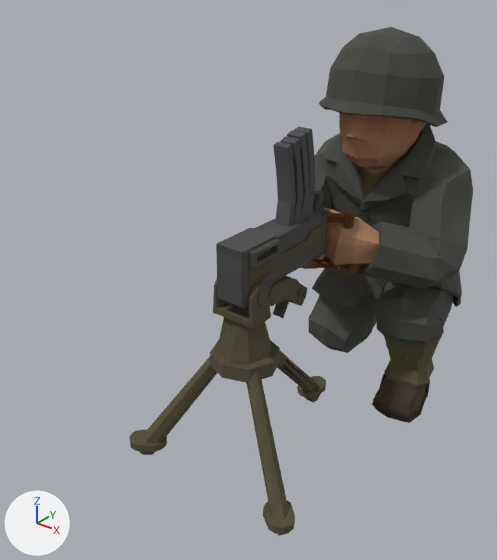
An edit to the glTF model web/public/pezzi/sicily_italian_garrison_0.glb, drawn before and after from the same camera.
Both versions are drawn from a 50 mm camera at (0.274, -0.472, 0.382) aimed at (-0.028, -0.095, 0.148). Every picture has the same lights, and +X, +Y and +Z are marked at lower left. The first picture is the older version. Vertices at exactly the same position are counted once.

Objects in the first picture: 'geometry_0'.
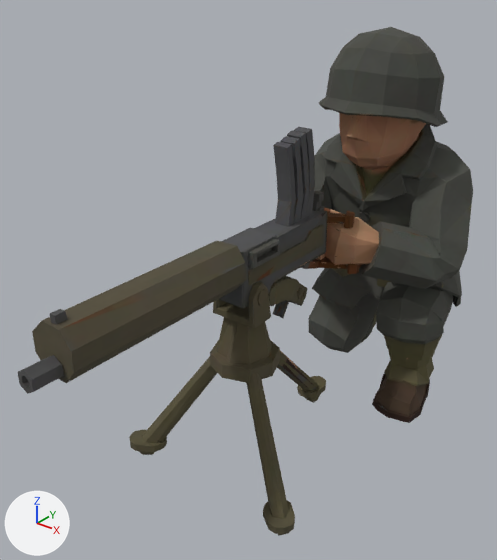
The newer file is also turned or shifted as a whole; pictures and numbers use the older file's frame.

Where the change shows, as pixel boxes (x1, y1, x2, y2) in the pictures (497 x 560 px):
'geometry_0', reshaped (32% wider): before (129, 27, 473, 536); after (18, 27, 473, 536)
part 1 of me_geometry_0, added: after (18, 355, 64, 394)
part 2 of me_geometry_0, added (brown): after (32, 241, 247, 383)
part 3 of me_geometry_0, added: after (50, 309, 68, 325)

The change, as a diff of the scene's bpy script:
```diff
--- a/web/public/pezzi/sicily_italian_garrison_0.glb.py
+++ b/web/public/pezzi/sicily_italian_garrison_0.glb.py
@@ me_geometry_0 @@
 # used by ob_geometry_0; location = (0.0, 0.0, 0.0)
-me_geometry_0.from_pydata(...)  # 2083 vertices, 3996 faces; spans x -0.09..0.09, y -0.183..0.183, z 0.0..0.324
+me_geometry_0.from_pydata(...)  # 2139 vertices, 4096 faces; spans x -0.09..0.09, y -0.309..0.183, z 0.0..0.324
+# me_geometry_0 part 1: a new loose piece of 26 vertices spanning x -0.013..-0.001, y -0.309..-0.289, z 0.168..0.183, in mat_figura (picture img_image_0)
+# me_geometry_0 part 2: a new loose piece of 21 vertices spanning x -0.026..0.008, y -0.289..-0.142, z 0.167..0.201, in mat_figura (picture img_image_0)
+# me_geometry_0 part 3
+# 9 vertices are added at x -0.01..-0.006, y -0.287..-0.278, z 0.199..0.206
+# 14 new faces join them
 me_geometry_0.materials.append(mat_figura)
```
